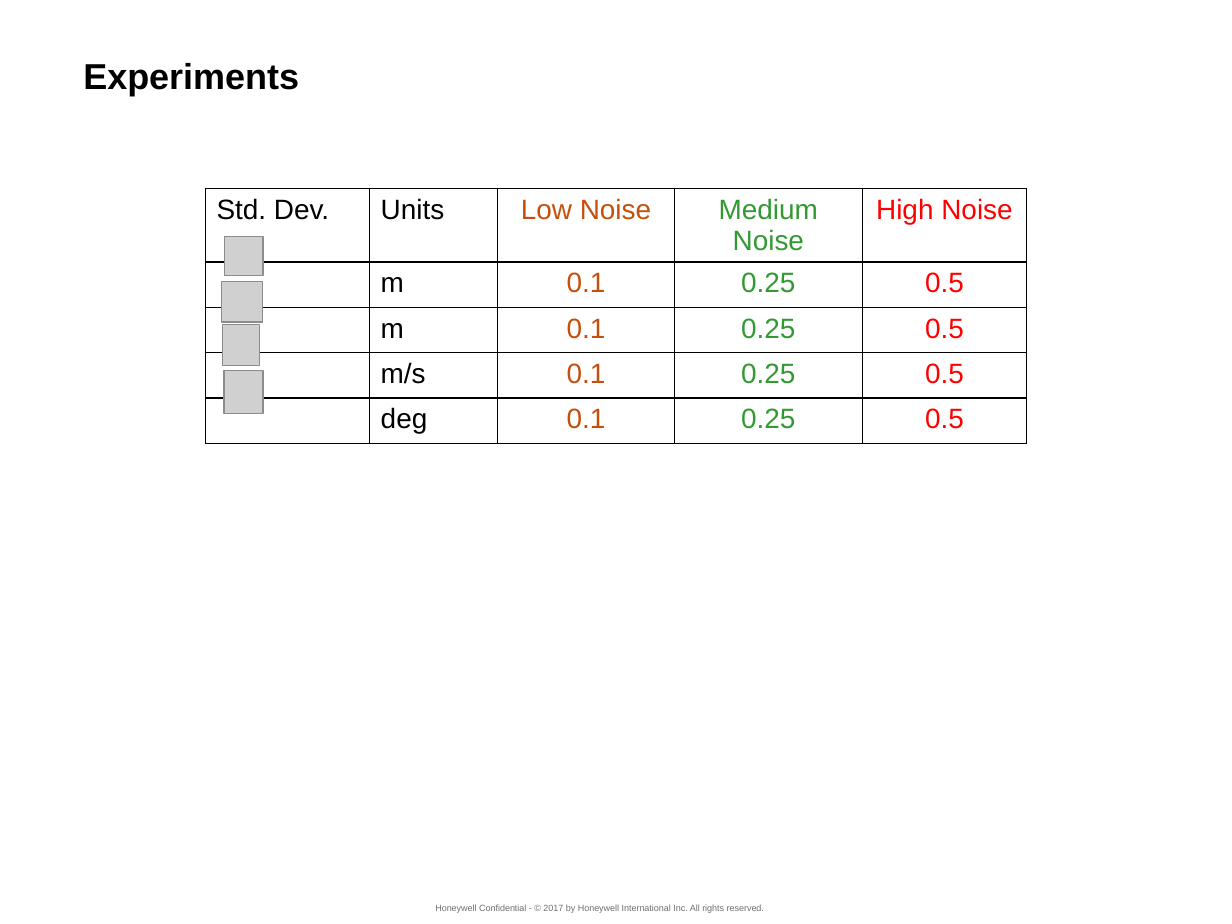
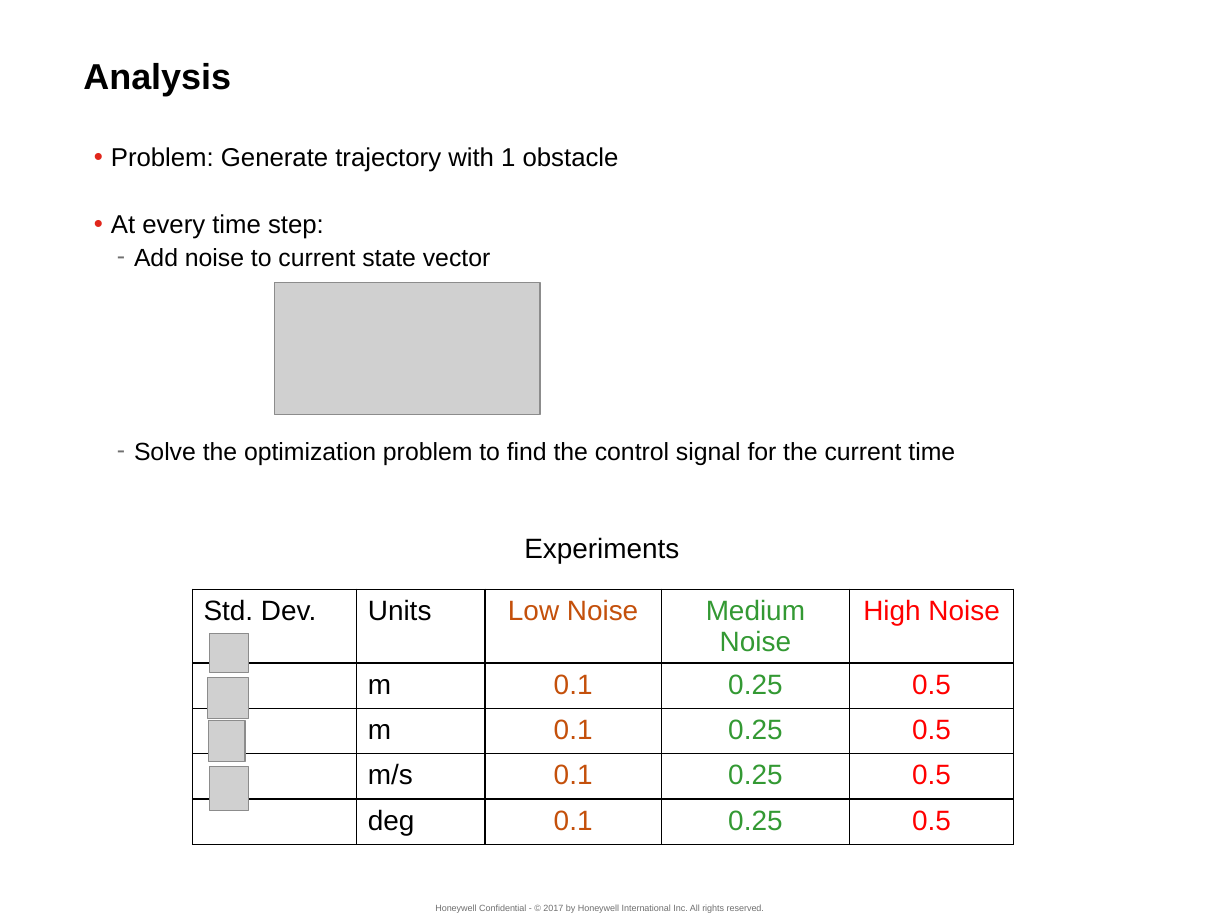
Before and after one commit to suvoganguli/TrajGen, a slide deck: slide 5 of doc/Notes_2018-08-27.pptx. Drawn at 1232x924 pixels with LibreOffice and Linux fonts; fonts in the diff are those of the drawing; grey boxes stand for pictures; background and template pictures are left out. Boxes give left, top, right and bottom in pixels: in the first picture for what was removed or moved away, otherwise in the second. Text is boxed around its words. In the diff, an @@ line names an element or a change of style, - is before the commit and + after.

Commit message:
updated slides

```diff
--- a/doc/Notes_2018-08-27.pptx
+++ b/doc/Notes_2018-08-27.pptx
@@ title at (x1=83, y1=63, x2=231, y2=96): text changed @@
-Experiments
+Analysis
@@ text added at (x1=111, y1=147, x2=955, y2=465), 16 pt, text #000000 @@
+• Problem: Generate trajectory with 1 obstacle
+• At every time step:
+  – Add noise to current state vector
+  – Solve the optimization problem to find the control signal for the current time
@@ picture added at (x1=274, y1=283, x2=540, y2=415) @@
@@ group removed at (x1=221, y1=237, x2=264, y2=414): 4 pictures @@
@@ text added at (x1=524, y1=537, x2=679, y2=563), 18 pt, text #000000 @@
+Experiments
@@ table moved from (x1=206, y1=188, x2=1027, y2=438) to (x1=192, y1=589, x2=1014, y2=839) @@
@@ group added at (x1=208, y1=634, x2=249, y2=811): 4 pictures @@
```
Also in this commit, not shown: 9 other slides changed, 1 slide added, 1 slide removed.
